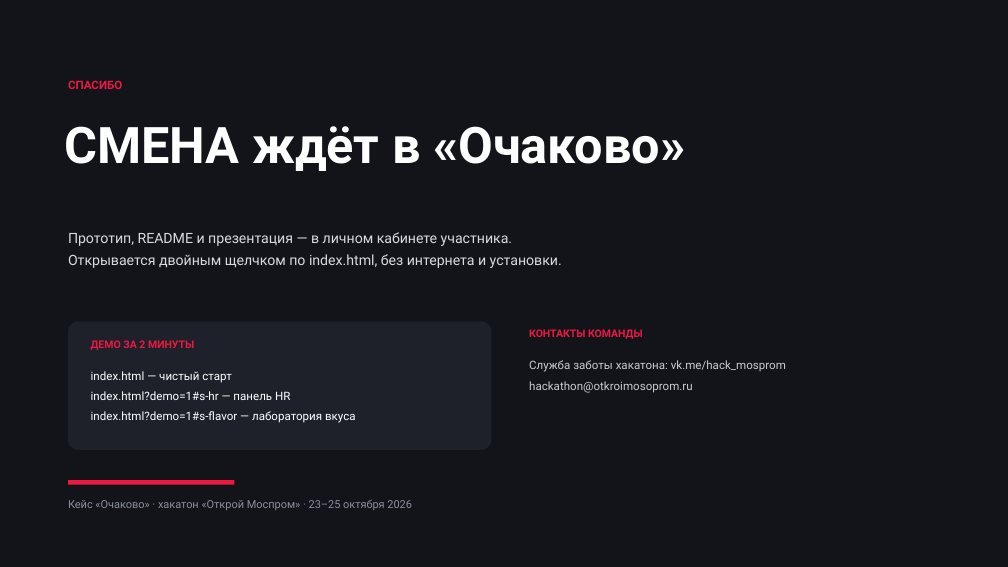
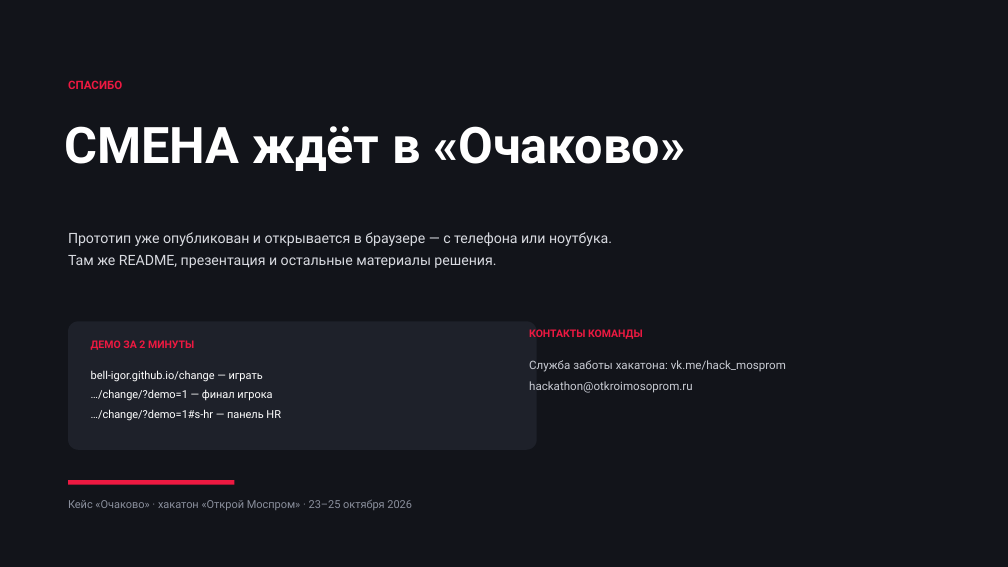
Before and after one commit to Bell-igor/change, a slide deck: slide 12 of СМЕНА_Очаково_решение.pptx. Drawn at 1008x567 pixels with LibreOffice and Linux fonts; fonts in the diff are those of the drawing. Boxes give left, top, right and bottom in pixels: in the first picture for what was removed or moved away, otherwise in the second. Text is boxed around its words. In the diff, an @@ line names an element or a change of style, - is before the commit and + after.

Commit message:
Презентация: живые ссылки на опубликованный прототип

```diff
--- a/СМЕНА_Очаково_решение.pptx
+++ b/СМЕНА_Очаково_решение.pptx
@@ text at <box>68,232,612,268</box>: text changed @@
-Прототип, README и презентация — в личном кабинете участника.
-Открывается двойным щелчком по index.html, без интернета и установки.
+Прототип уже опубликован и открывается в браузере — с телефона или ноутбука.
+Там же README, презентация и остальные материалы решения.
@@ rounded rectangle: place and size @@
-rounded rectangle at <box>68,321,492,450</box>
+rounded rectangle at <box>68,321,537,450</box>
@@ text at <box>91,370,281,421</box>: text changed; size 11 to 10.5 pt @@
-index.html — чистый старт
-index.html?demo=1#s-hr — панель HR
-index.html?demo=1#s-flavor — лаборатория вкуса
+bell-igor.github.io/change — играть
+…/change/?demo=1 — финал игрока
+…/change/?demo=1#s-hr — панель HR
```
Also in this commit, not shown: 1 other slide changed.
